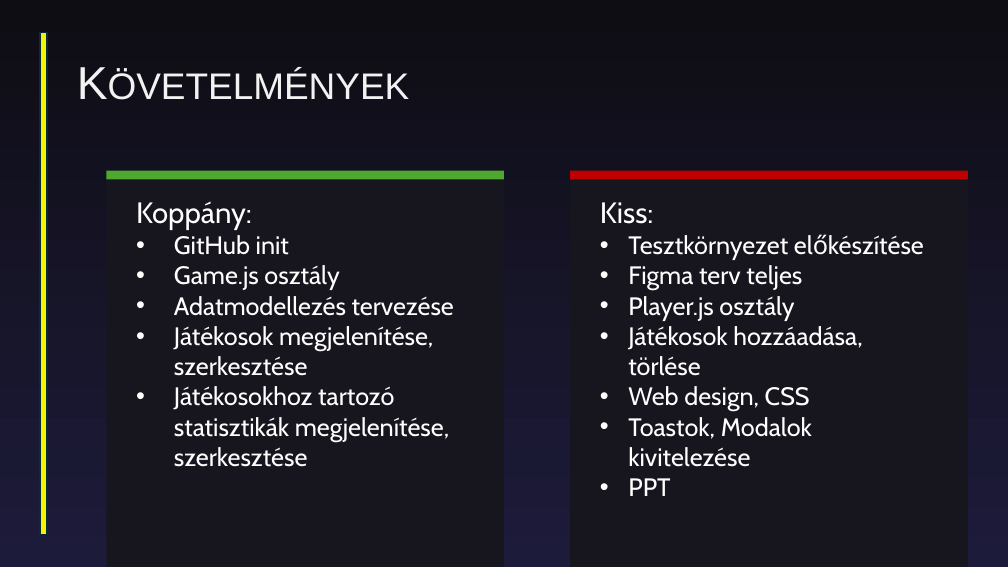
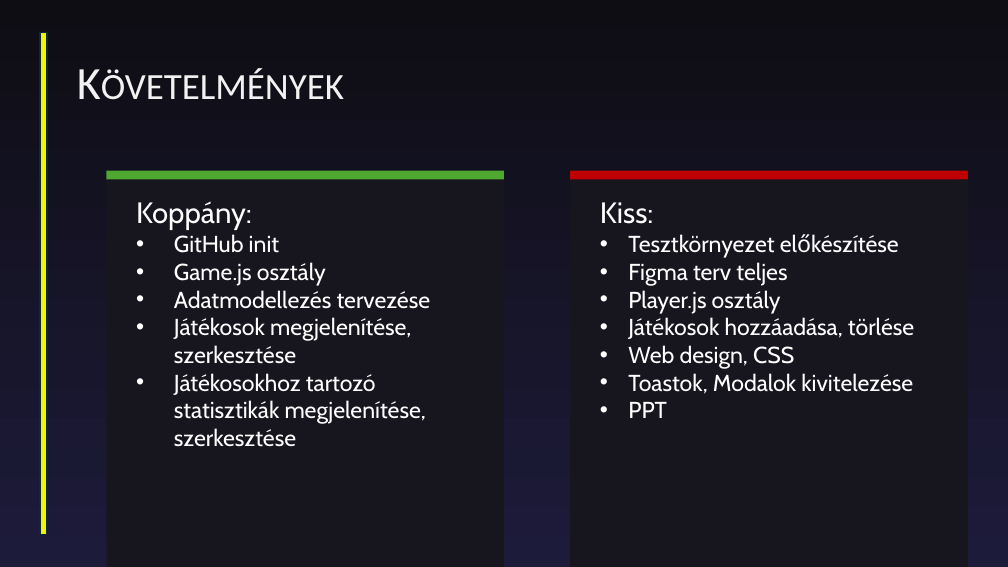
Before and after one commit to KoppanyBalazs/e-sport, a slide deck: slide 4 of egyeb/E-Sport csapat adminisztrációs felület.pptx. Drawn at 1008x567 pixels with LibreOffice and Linux fonts; fonts in the diff are those of the drawing. Boxes give left, top, right and bottom in pixels: in the first picture for what was removed or moved away, otherwise in the second. Text is boxed around its words. In the diff, an @@ line names an element or a change of style, - is before the commit and + after.

```diff
--- a/egyeb/E-Sport csapat adminisztrációs felület.pptx
+++ b/egyeb/E-Sport csapat adminisztrációs felület.pptx
@@ title "Követelmények" at box(70, 30, 939, 140): font Arial to Calibri @@
@@ text in rectangle at box(174, 234, 431, 447): size 24 to 22 pt @@
@@ text in rectangle at box(628, 234, 914, 418): size 24 to 22 pt @@
```
Also in this commit, not shown: 10 other slides changed, 1 other file.
